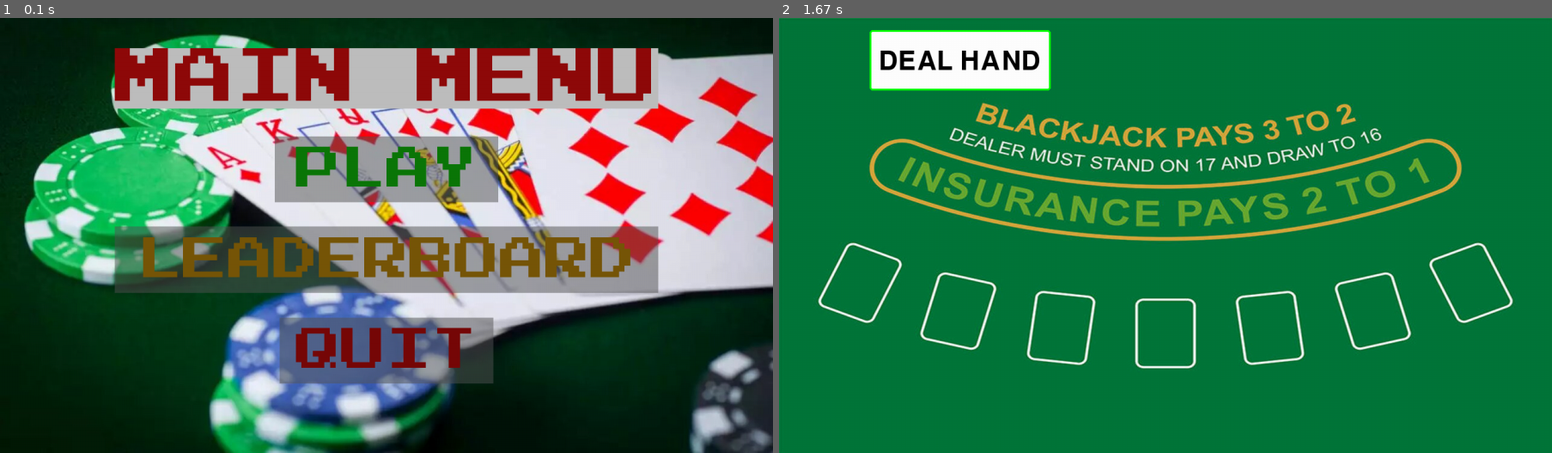
Above: before the commit, frames 1-2 (left to right).
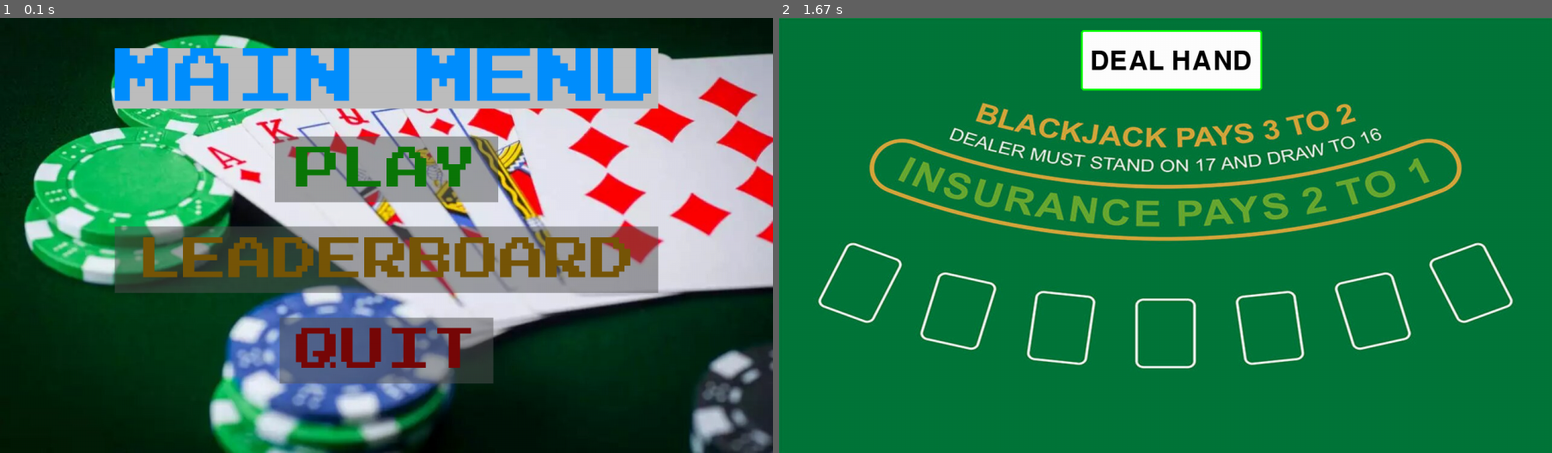
Above: after the commit, the same moments.

Repository: Matthias-254/Pygame_blackjack
Game: pygame game, started from pygame_blackjack.py
The game is run twice, just before and just after one commit, with the same random seed, the same clock (stepped at 60 frames per second) and the same inputs.
Inputs (mouse positions are in pixels of both pictures, inside the frame that each line leads up to):
- Up to frame 1 (0.1 s): no input
- Up to frame 2 (1.67 s): press the mouse at (1165, 170) at 0.37 s; move the mouse to (1173, 265) at 0.47 s; release the mouse at (1188, 361) at 0.6 s

The runs differ from the first frame. In frame 1, 4.6% of the frame differs, in the area x 14-85%, y 6-20%; in frame 2, 6.6%, in the area x 11-63%, y 2-17%.

Commit message:
button verplaatst + kleur aangepast

Diff:
--- a/pygame_blackjack.py
+++ b/pygame_blackjack.py
@@ -93,7 +93,7 @@
 
 		menu_mouse_pos = pygame.mouse.get_pos()
 
-		menu_text = get_font(100).render("MAIN MENU", True, "#8f0a0a" , "Grey")
+		menu_text = get_font(100).render("MAIN MENU", True, "#008fff" , "Grey")
 		menu_rect = menu_text.get_rect(center=(640, 100))
 
 		play_button = Button(image=pygame.image.load("assets/Play Rect.png"), pos=(640, 250),
@@ -210,10 +210,10 @@
 		#login_menu()
 		button_list = []
 		if not act:
-			deal = pygame.draw.rect(screen, 'white', [150, 20, 300, 100], 0, 5)
-			pygame.draw.rect(screen, 'green', [150, 20, 300, 100], 3, 5)
+			deal = pygame.draw.rect(screen, 'white', [500, 20, 300, 100], 0, 5)
+			pygame.draw.rect(screen, 'green', [500, 20, 300, 100], 3, 5)
 			deal_text = font.render('DEAL HAND', True, 'black')
-			screen.blit(deal_text, (165, 50))
+			screen.blit(deal_text, (515, 50))
 			button_list.append(deal)
 		else:
 			hit = pygame.draw.rect(screen, 'white', [0, 560, 300, 100], 0, 5)
